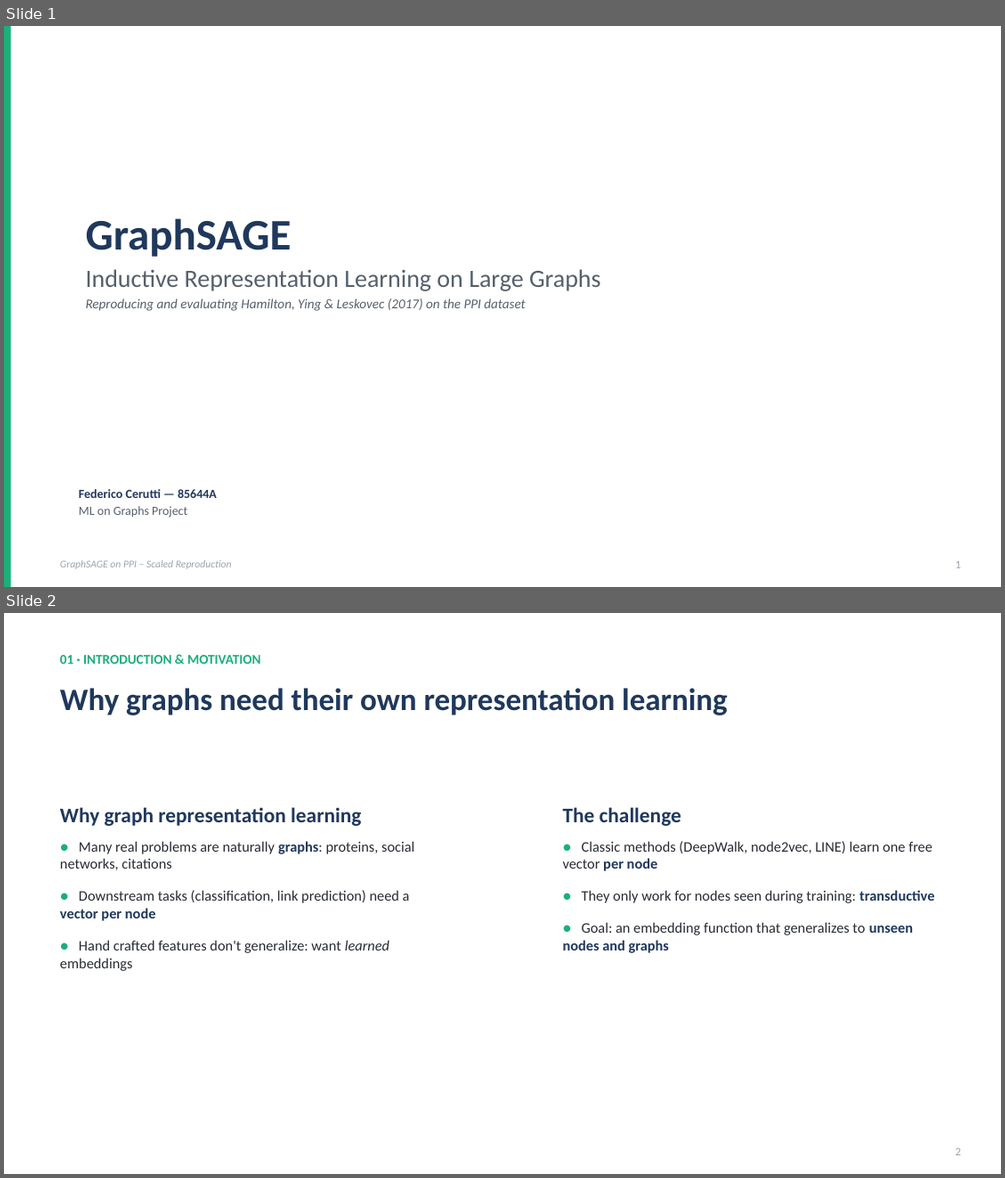
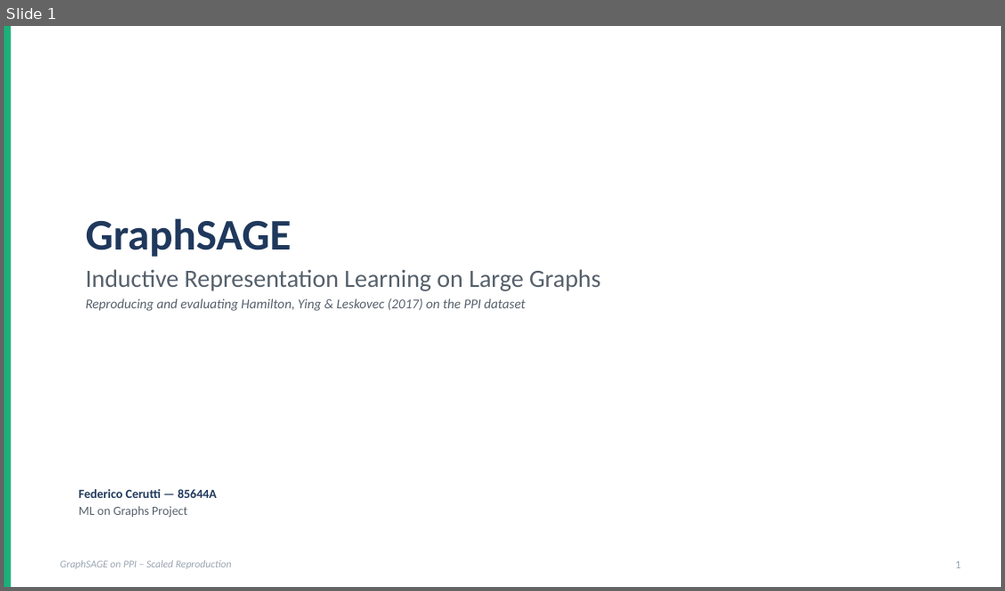
Before and after one commit to fedeceru/GraphSAGE, a slide deck: presentation/GraphSAGE_presentation.pptx. Shown one above the other, each under a label of ours: slides 1 and 2 before the commit, slide 1 after it. The pictures are 1005x1178 and 1005x591 pixels, drawn with LibreOffice and Linux fonts; fonts in the diff are those of the drawing. Boxes give left, top, right and bottom in pixels: in the first picture for what was removed or moved away, otherwise in the second. Text is boxed around its words. In the diff, an @@ line names an element or a change of style, - is before the commit and + after.

```diff
--- a/presentation/GraphSAGE_presentation.pptx
+++ b/presentation/GraphSAGE_presentation.pptx
@@ slide 2 removed at [4,613,1001,1174], background #FFFFFF @@
@@ text removed at [60,655,261,664] @@
-01 · INTRODUCTION & MOTIVATION
@@ text removed at [60,688,728,715] @@
-Why graphs need their own representation learning
@@ text removed at [60,807,414,971] @@
-Why graph representation learning
-● Many real problems are naturally graphs: proteins, social networks, citations
-● Downstream tasks (classification, link prediction) need a vector per node
-● Hand crafted features don't generalize: want learned embeddings
@@ text removed at [563,807,934,953] @@
-The challenge
-● Classic methods (DeepWalk, node2vec, LINE) learn one free vector per node
-● They only work for nodes seen during training: transductive
-● Goal: an embedding function that generalizes to unseen nodes and graphs
@@ text removed at [955,1148,961,1155] @@
-2
```
Also in this commit, not shown: 25 slides changed, 4 slides added, 15 other files.
